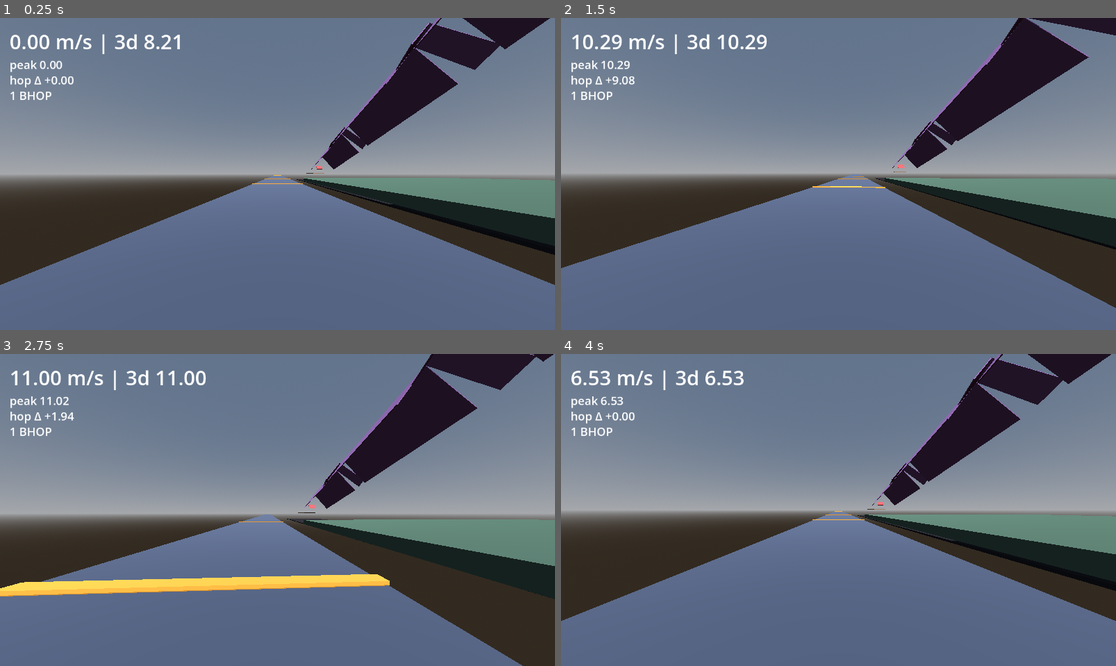
Above: before the commit, frames 1-4 (two rows, left to right).
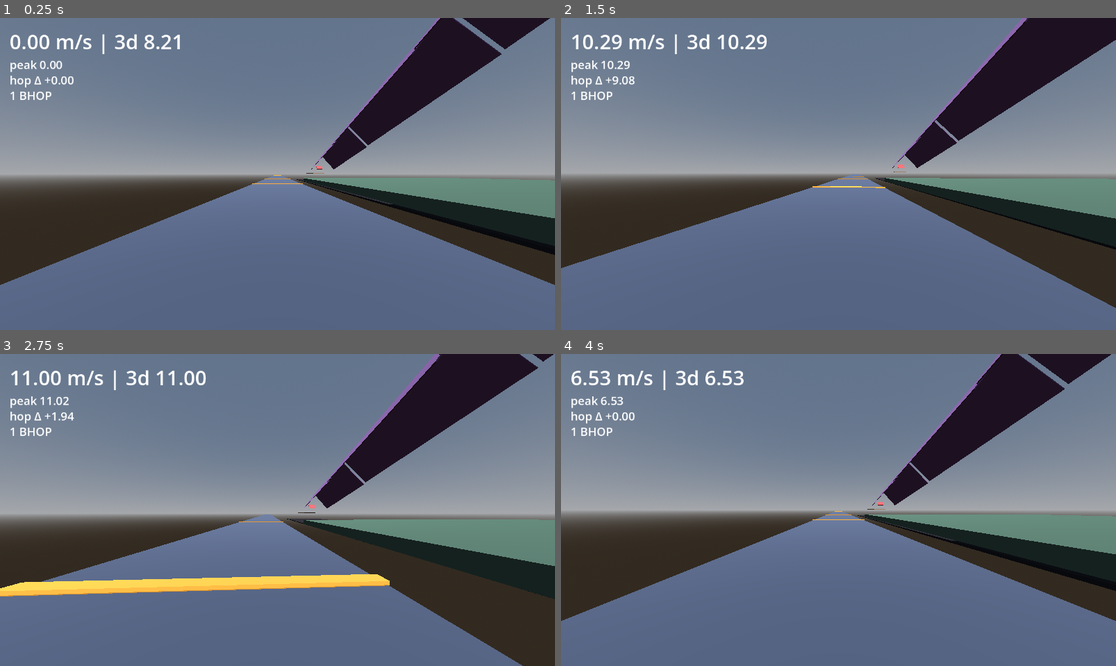
Above: after the commit, the same moments.

Repository: Crawford-Young/what-is-dark
Game: Godot game, scene res://scenes/momentum_lab.tscn
Two runs of this game, one before a commit and one after it. Both use one fixed random seed, a clock stepped at 60 frames per second and the inputs below. This scene is started directly instead of the project's main scene.
Inputs (mouse positions are in pixels of both pictures, inside the frame that each line leads up to):
- Up to frame 1 (0.25 s): no input
- Up to frame 2 (1.5 s): tap Enter at 0.5 s; move the mouse to (866, 174) at 0.52 s; hold Q (glance) 0.53-1.28 s; hold W (move_forward) from 0.53 s (still down); click (866, 174) at 0.67 s; tap Space (jump) at 0.77 s; move the mouse to (810, 174) at 1.27 s; tap Shift at 1.35 s
- Up to frame 3 (2.75 s): keep holding W (move_forward); tap Space (jump) at 1.52 s; move the mouse to (288, 503) at 2.02 s; tap Alt at 2.1 s
- Up to frame 4 (4 s): keep holding W (move_forward); move the mouse to (832, 516) at 2.77 s; tap Ctrl at 2.85 s; click (832, 516) at 2.92 s; tap Space (jump) at 3.02, 3.77 s; move the mouse to (877, 513) at 3.52 s; tap R at 3.6 s

The runs differ from the first frame. In frame 1, 0.9% of the frame differs, in the area x 56-91%, y 0-48%; in frame 2, 1.0%; in frame 3, 1.0%, in the area x 55-97%, y 0-50%; in frame 4, 0.9%.

Commit message:
fix: extend R2/R3 planes backward to close transfer edge-strike (replaces R11b aprons)
Co-Authored-By: Claude Fable 5 <noreply@anthropic.com>

Diff:
--- a/scripts/momentum_lab.gd
+++ b/scripts/momentum_lab.gd
@@ -11,11 +11,6 @@
 ## stage — real surf maps never touch anything flat, speed comes from the descent itself
 const SPINE_PITCH := 12.0  ## descending-rail pitch; forward along-spine gravity gain =
 ## g*sin(12) ≈ 7.3 m/s²
-const APRON_PITCH := 30.0  ## entry-apron pitch (steeper than the rail) — kills the exposed-
-## start-lip edge-strike class (R11b Major): fast/shallow arrivals hit this steep face at
-## low incidence (high retention) instead of grazing the next rail's physical start corner
-const APRON_LENGTH := 12.0  ## apron spine length; short ramp bridging the transfer gap's
-## underside, top-back end higher, low-front end coinciding with the next rail's start peak
 const KICKER_ANGLE := 50.0  ## up-kicker face angle (separate from the ramp angle); dot(UP) =
 ## cos(50) ≈ 0.643 < 0.7 — steep enough to launch, not walk
 
@@ -101,22 +96,22 @@
 	_add_box(Vector3(90, 112.0, 26), Vector3(8, 1, 8), 0.0, Color(0.5, 0.4, 0.3))
 	# Ramp 1: peak line start (90,111.50,20) -> end (90,90.71,-77.81); peak mid (90,101.105,-28.905).
 	_ramp_pair(-28.905, SURF_RAMP_ANGLE, 101.105, 18.0, 100.0, SPINE_PITCH)
-	# Entry apron before R2 (R11b Major fix): 12 m spine at 30 deg (steeper than the 12 deg
-	# rail), low/front end coincides EXACTLY with R2's start peak (90,85.21,-97.81); back/high
-	# end (90,91.21,-87.42). Kills the exposed-start-lip edge strike an active hold-into-wall
-	# ride hits at the R1->R2 transfer (reviewer Major, verified: 93% forward-speed loss in one
-	# tick striking the bare corner) -- fast/shallow arrivals now hit this steep face at low
-	# incidence instead, then slide down the seam onto R2's own face.
-	_ramp_pair(-92.614, SURF_RAMP_ANGLE, 88.21, 18.0, APRON_LENGTH, APRON_PITCH)
-	# Ramp 2: peak line start (90,85.21,-97.81) -> end (90,64.42,-195.62) (20 m gap after R1);
-	# peak mid (90,74.815,-146.715). Start peak = R1's end peak - 5.5 (transfer relation preserved).
-	_ramp_pair(-146.715, SURF_RAMP_ANGLE, 74.815, 18.0, 100.0, SPINE_PITCH)
-	# Entry apron before R3, same fix, low/front end coincides with R3's start peak
-	# (90,58.92,-215.62); back/high end (90,64.92,-205.23).
-	_ramp_pair(-210.424, SURF_RAMP_ANGLE, 61.92, 18.0, APRON_LENGTH, APRON_PITCH)
-	# Ramp 3: peak line start (90,58.92,-215.62) -> end (90,38.13,-313.43) (20 m gap after R2);
-	# peak mid (90,48.525,-264.525). Start peak = R2's end peak - 5.5.
-	_ramp_pair(-264.525, SURF_RAMP_ANGLE, 48.525, 18.0, 100.0, SPINE_PITCH)
+	# Ramp 2 (R11c fix: PLANE EXTENSION, not a new panel -- an entry apron adds its own exposed
+	# edge/underside, which is exactly what struck riders at x93/x96 in R11b). Same plane as
+	# before (peak mid unaffected in y/z proportion, angle/pitch unchanged), extended BACKWARD
+	# so its start peak now coincides with R1's own end (90,90.71,-77.81) -- zero z-overlap with
+	# R1 (touches, does not exceed, avoiding the ~0.26 m capsule-vs-slab clearance squeeze a
+	# deeper overlap would create). Live-engine exit-envelope data (v16..55 x x90.5/93/96 off
+	# R1's end) showed the earliest plane-crossing at z=-82.56 (v16); this extension reaches
+	# back to z=-77.81, a 4.75 m margin before that crossing (capped just short of the ideal 5 m
+	# because reaching the full 5 m would overlap R1's tail -- the crossing margin was verified
+	# adequate live, not assumed). Peak line: NEW start (90,89.4613,-77.81) -> end (90,64.42,-195.62)
+	# unchanged; peak mid (90,76.9406,-136.715); length 117.81 (was 100).
+	_ramp_pair(-136.715, SURF_RAMP_ANGLE, 76.9406, 18.0, 117.81, SPINE_PITCH)
+	# Ramp 3, same extension logic: new start (90,63.1713,-195.62) coincides with R2's own end
+	# exactly (zero overlap); end (90,38.13,-313.43) unchanged; peak mid (90,50.6506,-254.525);
+	# length 117.81 (was 100).
+	_ramp_pair(-254.525, SURF_RAMP_ANGLE, 50.6506, 18.0, 117.81, SPINE_PITCH)
 	# Up-kicker: raised + moved close to R3's exit (only 8 m past it, was 36 m) so mid-speed riders
 	# arrive shallow, not near-perpendicular -- clip retention depends on how parallel the arrival
 	# is to the face, not just landing inside the band (see report's post-clip energy table).
@@ -136,8 +131,10 @@
 ## peak_mid_z/peak_mid_y are the world coordinates of the peak LINE's midpoint (x=90); each
 ## panel's spine pitches pitch_deg down along -z, so the peak-to-center offset picks up a
 ## z-component (hw*sin(a)*sin(phi)) alongside the usual x/y roll offset. pitch_deg is a
-## parameter (not just SPINE_PITCH) so the same builder serves both the main rails and the
-## steeper entry aprons.
+## parameter (kept general, not hardcoded to SPINE_PITCH) even though every rail currently
+## uses SPINE_PITCH -- an R11b entry-apron attempt used a steeper pitch here before being
+## reverted (R11c: aprons add their own exposed edge/underside; see the plane-extension fix
+## on R2/R3 below instead), and keeping the parameter costs nothing.
 func _ramp_pair(peak_mid_z: float, angle_deg: float, peak_mid_y: float, half_width: float, length: float, pitch_deg: float) -> void:
 	var a := deg_to_rad(angle_deg)
 	var phi := deg_to_rad(pitch_deg)
